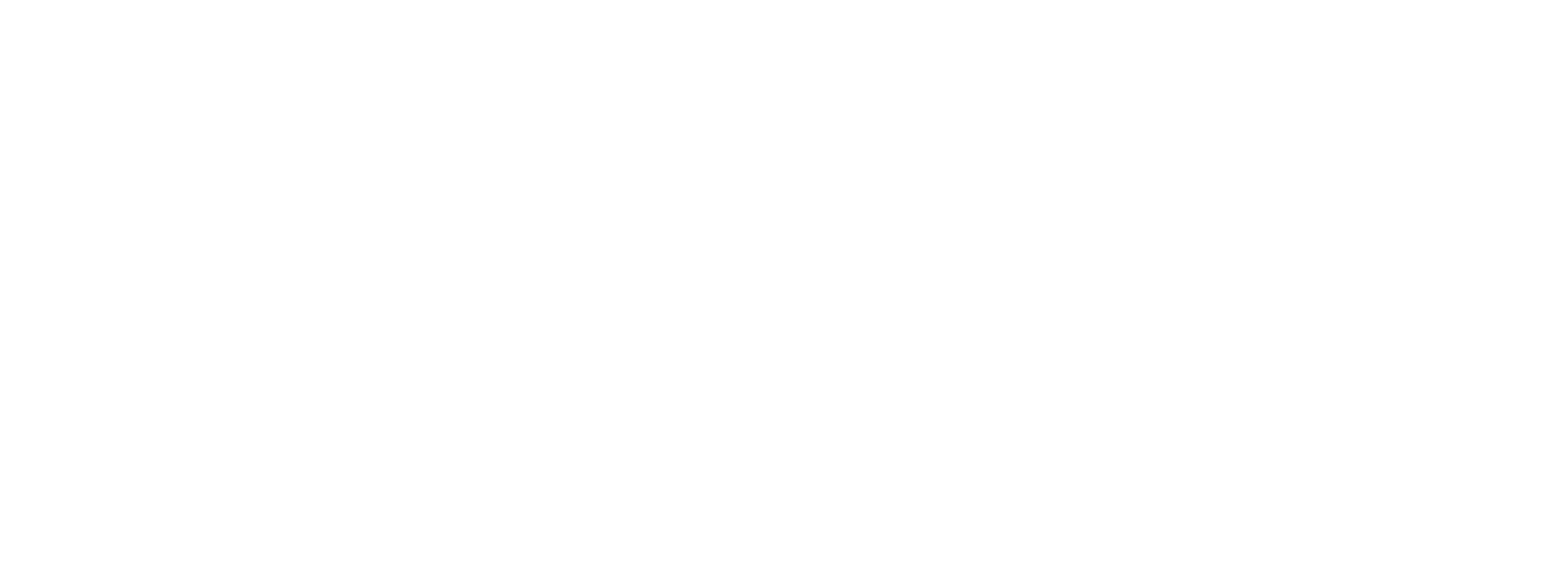
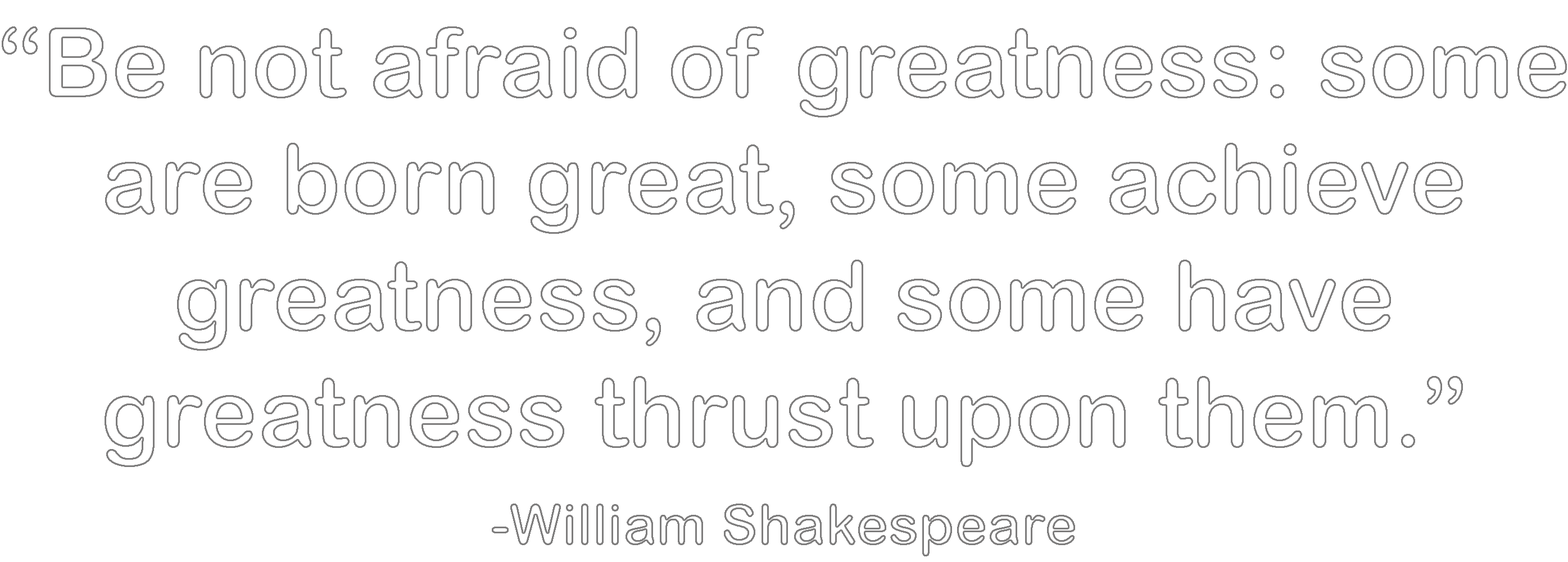
Layer changes from the first (1568, 562) image to the second:
added layer "“Be not afraid of greatness: some are born great, some achieve" above "“I’ve failed over and over and over again in my life and that i" over (1, 26, 1567, 557)
renamed "Be not afraid of greatness: some are born great, some achieve" to "“The people who are crazy enough to think they can change the w", hid it, painted on it over (27, 38, 1541, 545)
